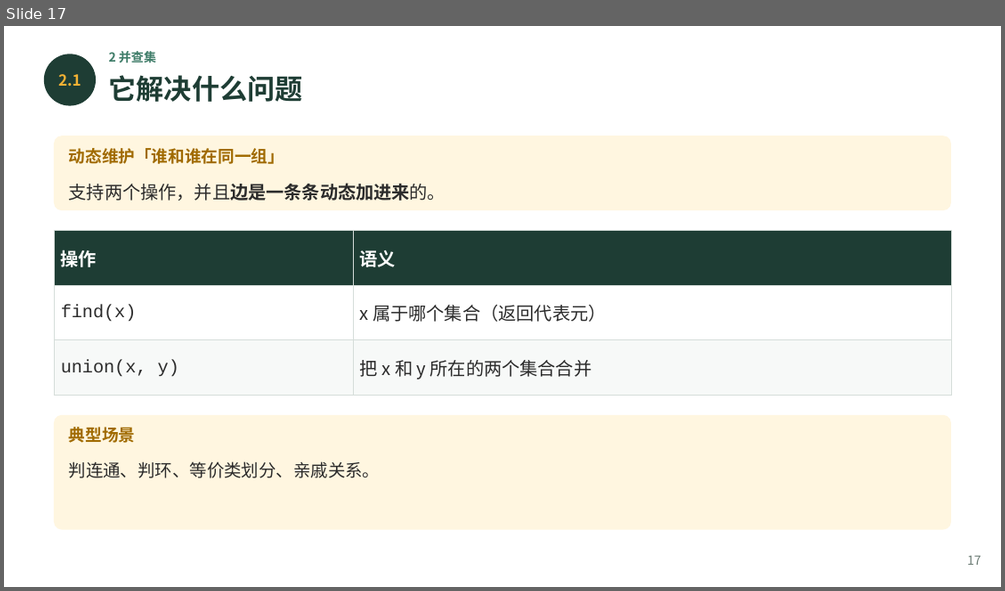
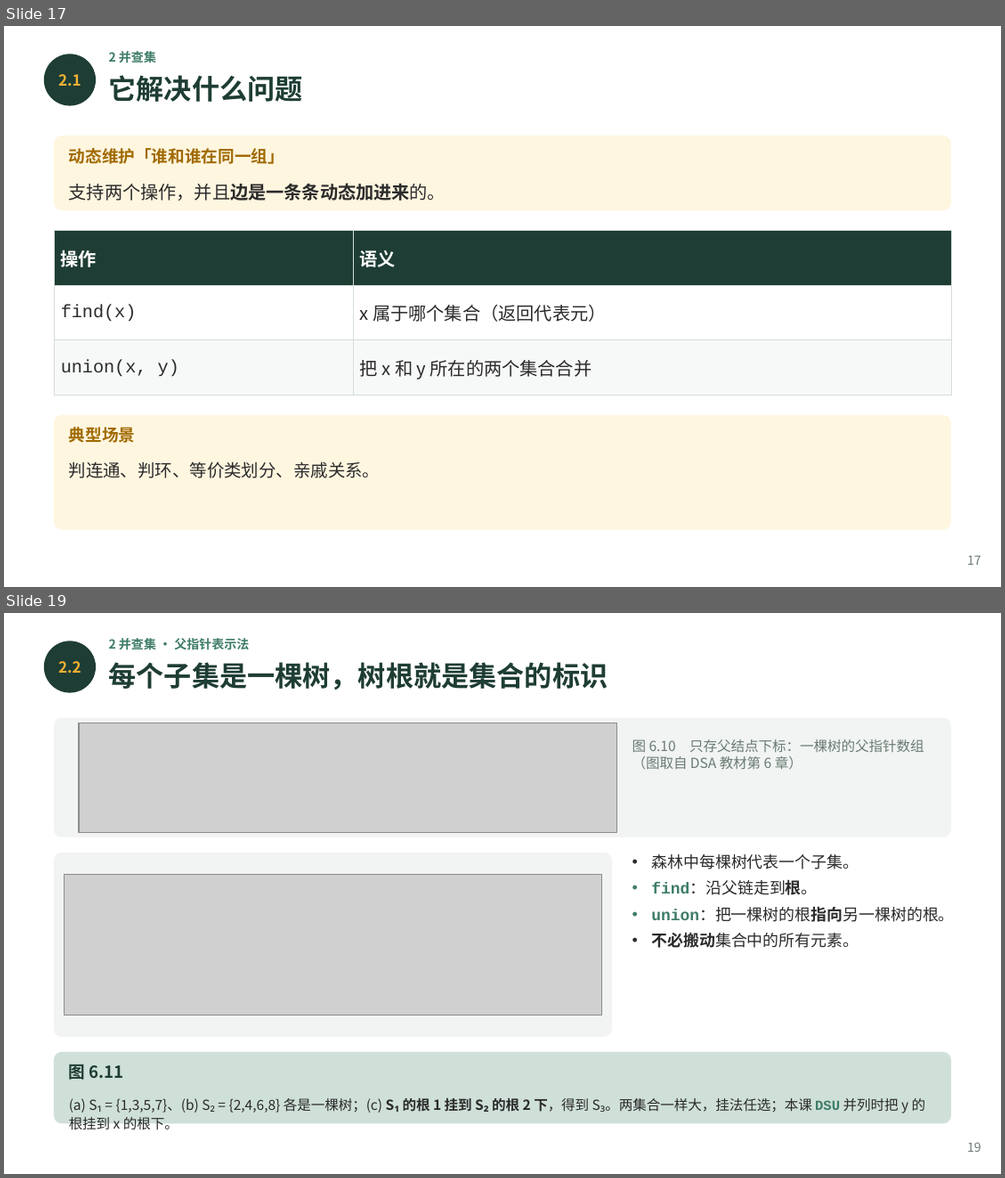
Before and after one commit to GMyhf/2026fall-cs101, a slide deck: courseware/202610_ADS_W09_Recursion_Backtracking_DSU.pptx. Shown one above the other, each under a label of ours: slide 17 before the commit, slides 17 and 19 after it; the slides between them are not shown. The pictures are 1005x591 and 1005x1178 pixels, drawn with LibreOffice and Linux fonts; fonts in the diff are those of the drawing; grey boxes stand for pictures. Boxes give left, top, right and bottom in pixels: in the first picture for what was removed or moved away, otherwise in the second. Text is boxed around its words. In the diff, an @@ line names an element or a change of style, - is before the commit and + after.

```diff
--- a/courseware/202610_ADS_W09_Recursion_Backtracking_DSU.pptx
+++ b/courseware/202610_ADS_W09_Recursion_Backtracking_DSU.pptx
@@ slide 19 added at box(4, 613, 1001, 1174), background #FFFFFF @@
@@ text added at box(109, 638, 249, 650), 9 pt, text #3E7C68, bold @@
+2 并查集 · 父指针表示法
@@ ellipse added at box(44, 641, 96, 693), fill #1E3D34 @@
@@ text added at box(58, 661, 81, 673), 11 pt, text #F2B134, bold @@
+2.2
@@ text added at box(109, 662, 608, 690), 20 pt, text #1E3D34, bold @@
+每个子集是一棵树，树根就是集合的标识
@@ rounded rectangle added at box(54, 718, 951, 837), fill #F1F4F2 @@
@@ picture added at box(79, 722, 617, 832) @@
@@ text added at box(632, 739, 924, 769), 10 pt, text #6B7B74 @@
+图 6.10 只存父结点下标：一棵树的父指针数组（图取自 DSA 教材第 6 章）
@@ rounded rectangle added at box(54, 852, 612, 1037), fill #F1F4F2 @@
@@ picture added at box(64, 874, 602, 1014) @@
@@ text added at box(651, 854, 954, 948), 11.5 pt, text #2B2B2B @@
+• 森林中每棵树代表一个子集。
+• find：沿父链走到根。
+• union：把一棵树的根指向另一棵树的根。
+• 不必搬动集合中的所有元素。
@@ rounded rectangle added at box(54, 1052, 951, 1123), fill #CFE0D8 @@
@@ text added at box(69, 1064, 124, 1079), 12 pt, text #1E3D34, bold @@
+图 6.11
@@ text added at box(69, 1098, 926, 1134), 10 pt, text #2B2B2B @@
+(a) S₁ = {1,3,5,7}、(b) S₂ = {2,4,6,8} 各是一棵树；(c) S₁ 的根 1 挂到 S₂ 的根 2 下，得到 S₃。两集合一样大，挂法任选；本课 DSU 并列时把 y 的根挂到 x 的根下。
@@ text added at box(967, 1142, 981, 1151), 9 pt, text #6B7B74 @@
+19
```
Also in this commit, not shown: 13 slides changed, 8 other slides added, 13 other files.
